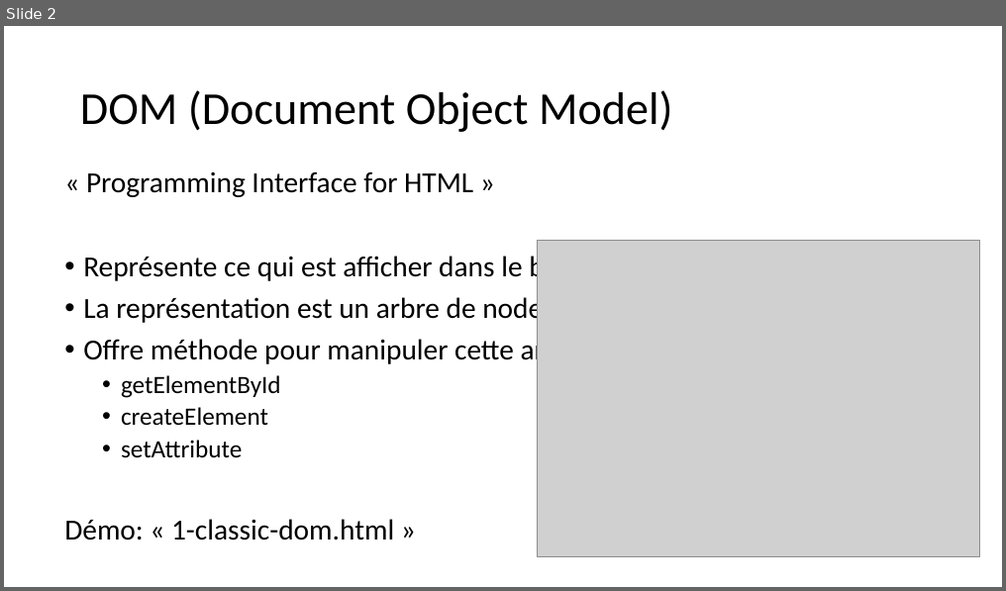
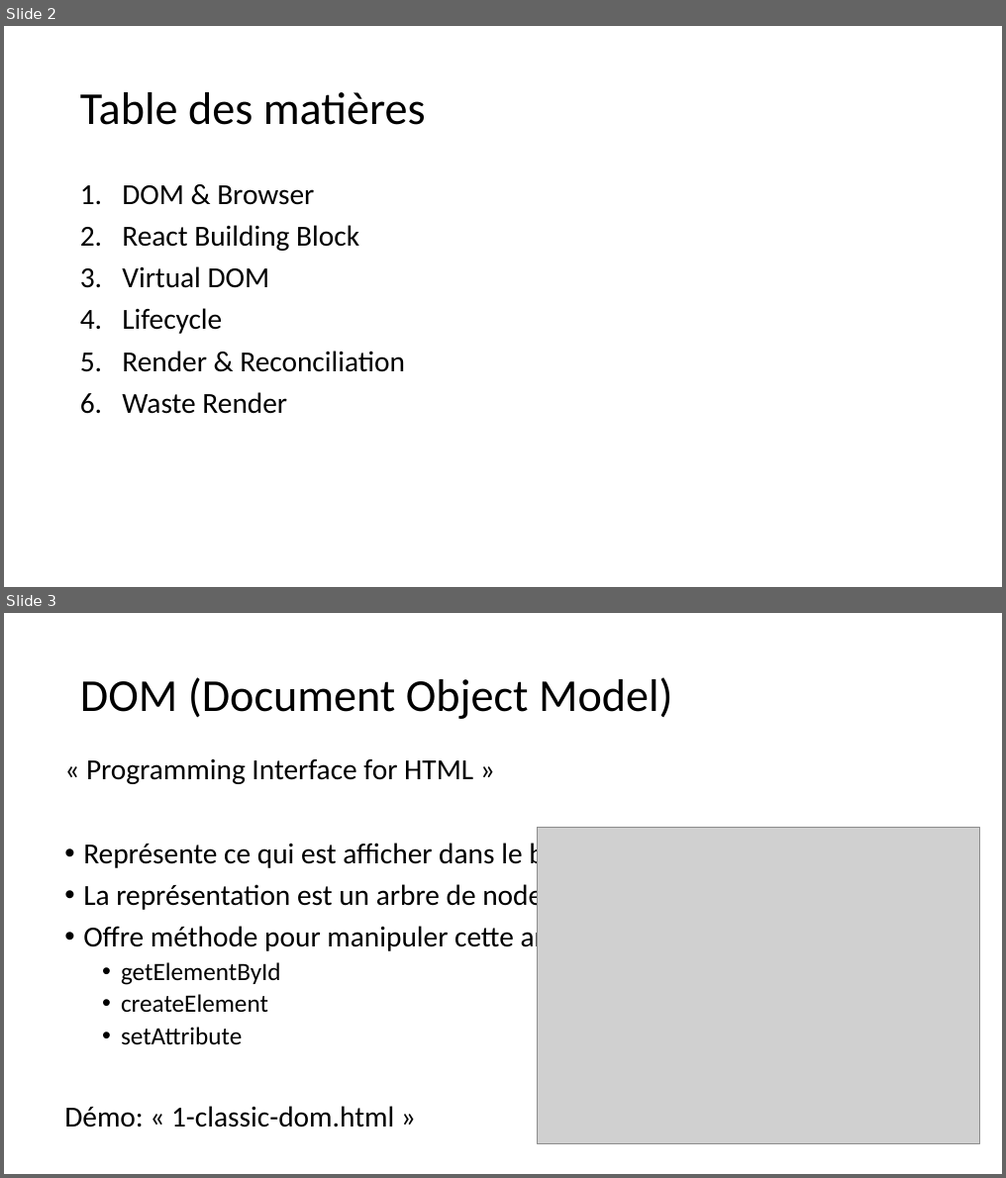
Before and after one commit to samuelgaudreau/formation-front-end-3, a slide deck: part-2/React-Perfo.pptx. Shown one above the other, each under a label of ours: slide 2 before the commit, slides 2 and 3 after it. The pictures are 1006x591 and 1006x1178 pixels, drawn with LibreOffice and Linux fonts; fonts in the diff are those of the drawing; grey boxes stand for pictures. Boxes give left, top, right and bottom in pixels: in the first picture for what was removed or moved away, otherwise in the second. Text is boxed around its words. In the diff, an @@ line names an element or a change of style, - is before the commit and + after.

```diff
--- a/part-2/React-Perfo.pptx
+++ b/part-2/React-Perfo.pptx
@@ slide 2 added at (4,26,1002,587), background #FFFFFF @@
@@ title added at (80,92,426,125), 44 pt, text #000000 @@
+Table des matières
@@ text added at (122,185,405,414), 28 pt, text #000000 @@
+1. DOM & Browser
+2. React Building Block
+3. Virtual DOM
+4. Lifecycle
+5. Render & Reconciliation
+6. Waste Render
@@ what was slide 2 is now slide 3 @@
```
Also in this commit, not shown: 4 slides changed, 5 other slides added, 2 slides removed.
